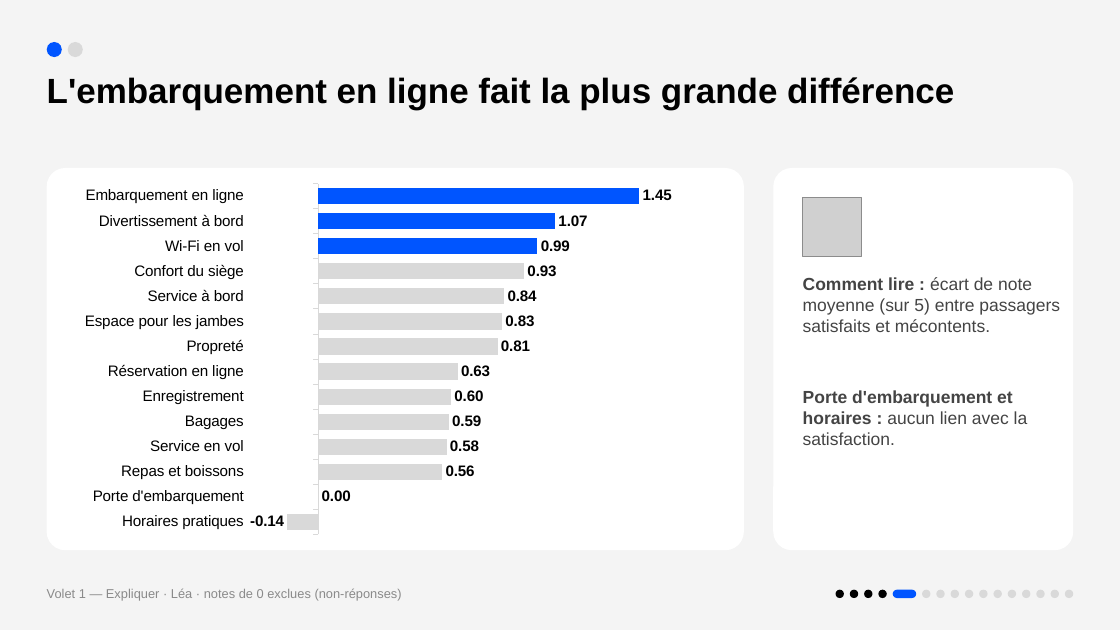
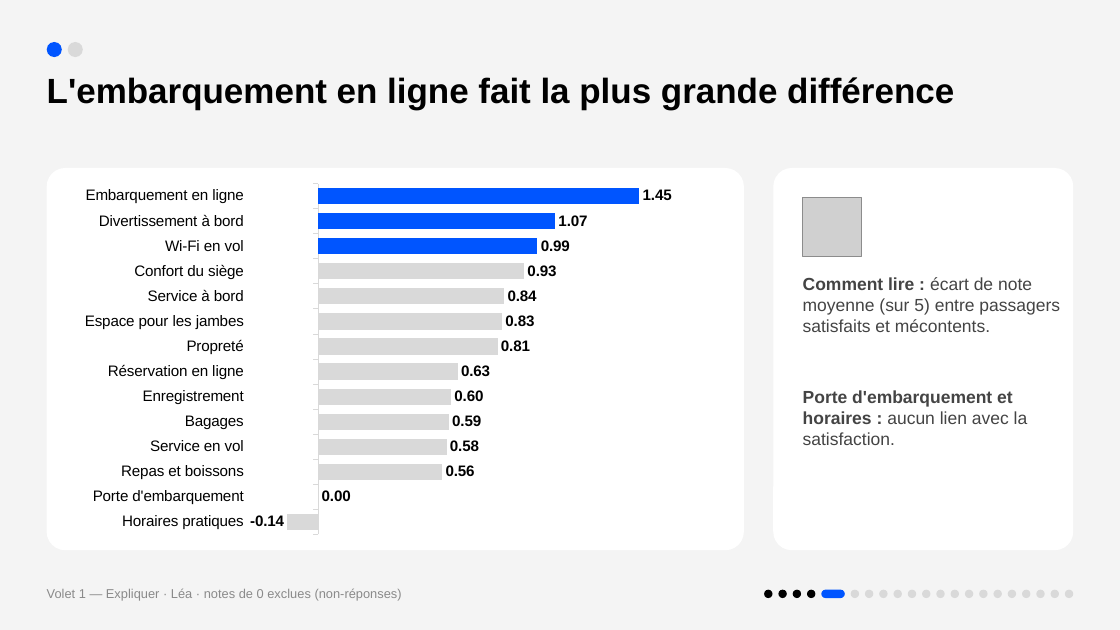
Before and after one commit to lea2110/Rush3, a slide deck: slide 5 of rapport/presentation_rush3.pptx. Drawn at 1120x630 pixels with LibreOffice and Linux fonts; fonts in the diff are those of the drawing; grey boxes stand for pictures. Boxes give left, top, right and bottom in pixels: in the first picture for what was removed or moved away, otherwise in the second. Text is boxed around its words. In the diff, an @@ line names an element or a change of style, - is before the commit and + after.

```diff
--- a/rapport/presentation_rush3.pptx
+++ b/rapport/presentation_rush3.pptx
@@ ellipse: place and size @@
-ellipse at (879, 590, 887, 598)
+ellipse at (765, 590, 773, 598)
@@ ellipse: place and size @@
-ellipse at (865, 590, 873, 598)
+ellipse at (779, 590, 787, 598)
@@ ellipse: place and size @@
-ellipse at (850, 590, 859, 598)
+ellipse at (793, 590, 802, 598)
@@ ellipse: place and size @@
-ellipse at (836, 590, 844, 598)
+ellipse at (807, 590, 816, 598)
@@ rounded rectangle: place and size @@
-rounded rectangle at (893, 590, 917, 598)
+rounded rectangle at (822, 590, 845, 598)
@@ ellipse added at (851, 590, 860, 598), fill #D9D9D9 @@
@@ ellipse added at (865, 590, 874, 598), fill #D9D9D9 @@
@@ ellipse added at (880, 590, 888, 598), fill #D9D9D9 @@
@@ ellipse added at (894, 590, 902, 598), fill #D9D9D9 @@
@@ ellipse added at (908, 590, 917, 598), fill #D9D9D9 @@
```
Also in this commit, not shown: 15 other slides changed, 5 slides added, 1 other file.
